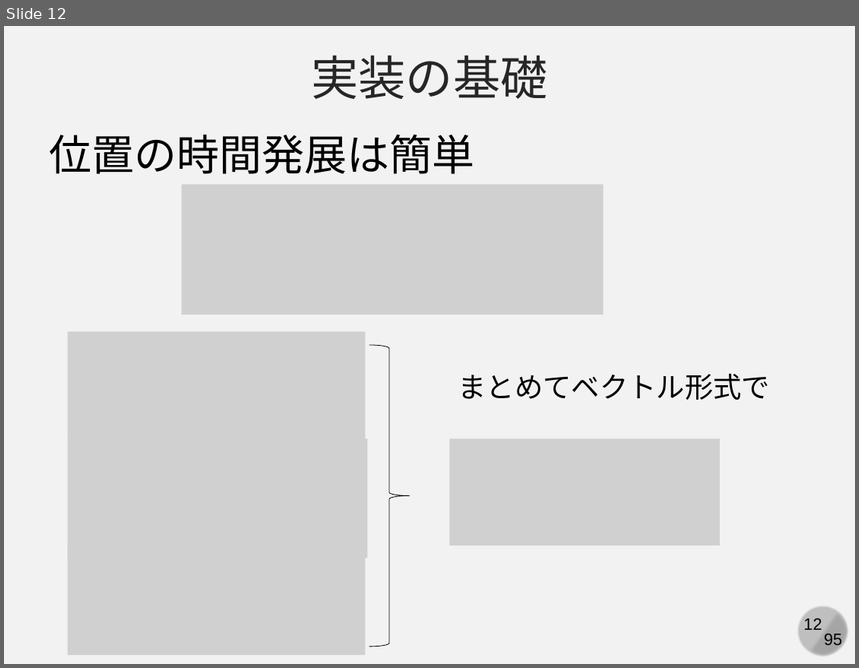
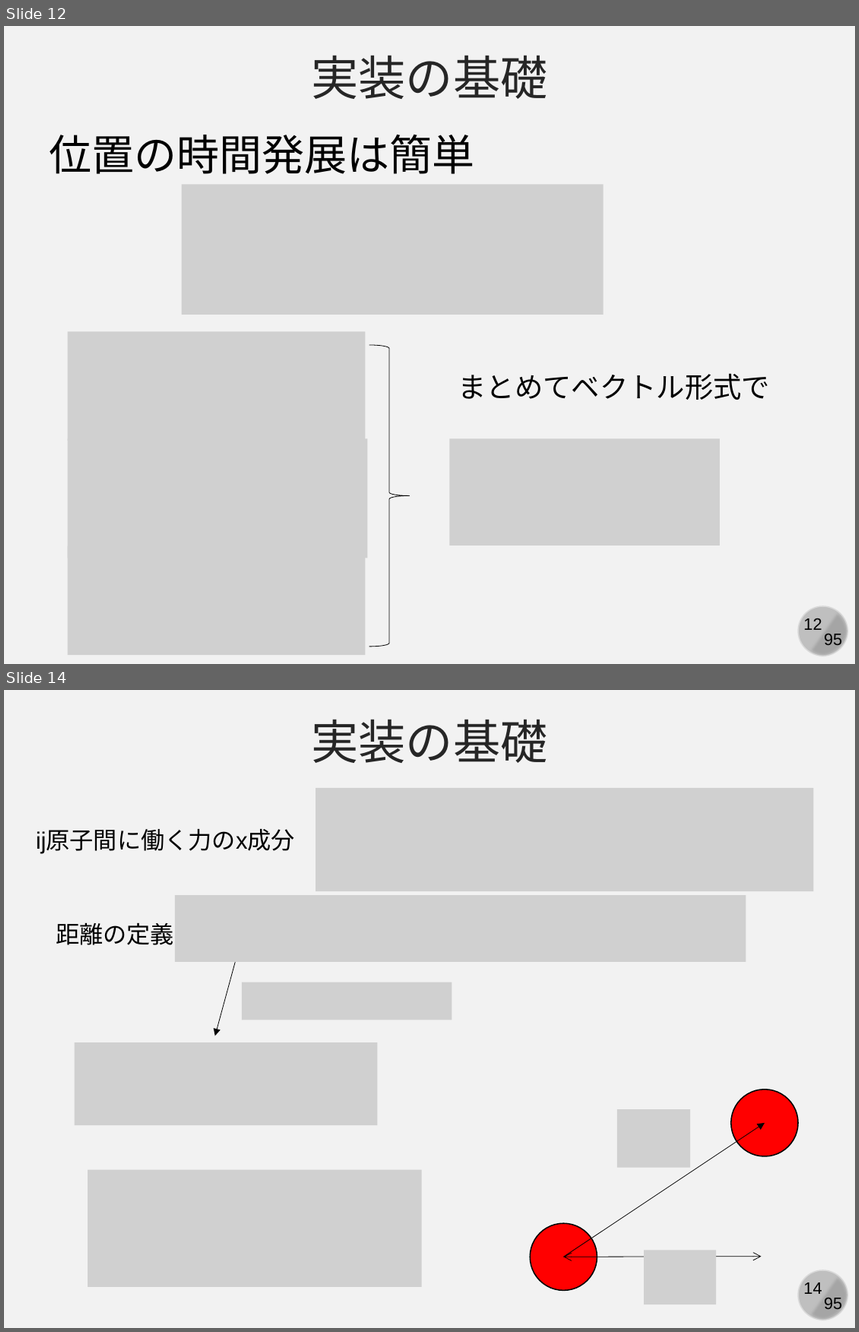
Before and after one commit to kaityo256/simulation_engineering, a slide deck: 07_md_implementation/simulation07.pptx. Shown one above the other, each under a label of ours: slide 12 before the commit, slides 12 and 14 after it; the slides between them are not shown. The pictures are 859x668 and 859x1332 pixels, drawn with LibreOffice and Linux fonts; fonts in the diff are those of the drawing; grey boxes stand for pictures. Boxes give left, top, right and bottom in pixels: in the first picture for what was removed or moved away, otherwise in the second. Text is boxed around its words. In the diff, an @@ line names an element or a change of style, - is before the commit and + after.

```diff
--- a/07_md_implementation/simulation07.pptx
+++ b/07_md_implementation/simulation07.pptx
@@ slide 14 added at (4,690,855,1328), background #F2F2F2; not listed: 4 template elements that a slide beside it also shows @@
@@ text added at (312,719,548,763), 40 pt, text #262626 @@
+実装の基礎
@@ picture added at (316,788,813,891) @@
@@ text added at (36,830,295,853), 20 pt, text #000000 @@
+ij原子間に働く力のx成分
@@ picture added at (175,895,747,962) @@
@@ text added at (56,923,174,945), 20 pt, text #000000 @@
+距離の定義
@@ arrow added from (236, 962) to (215, 1036), #000000 0.5 pt @@
@@ picture added at (243,983,452,1021) @@
@@ picture added at (75,1043,378,1125) @@
@@ picture added at (88,1170,421,1287) @@
@@ group added at (530,1089,798,1305): 2 ellipses, 2 pictures, 1 arrow, 1 double arrow @@
```
Also in this commit, not shown: 1 slide changed, 2 other slides added.
